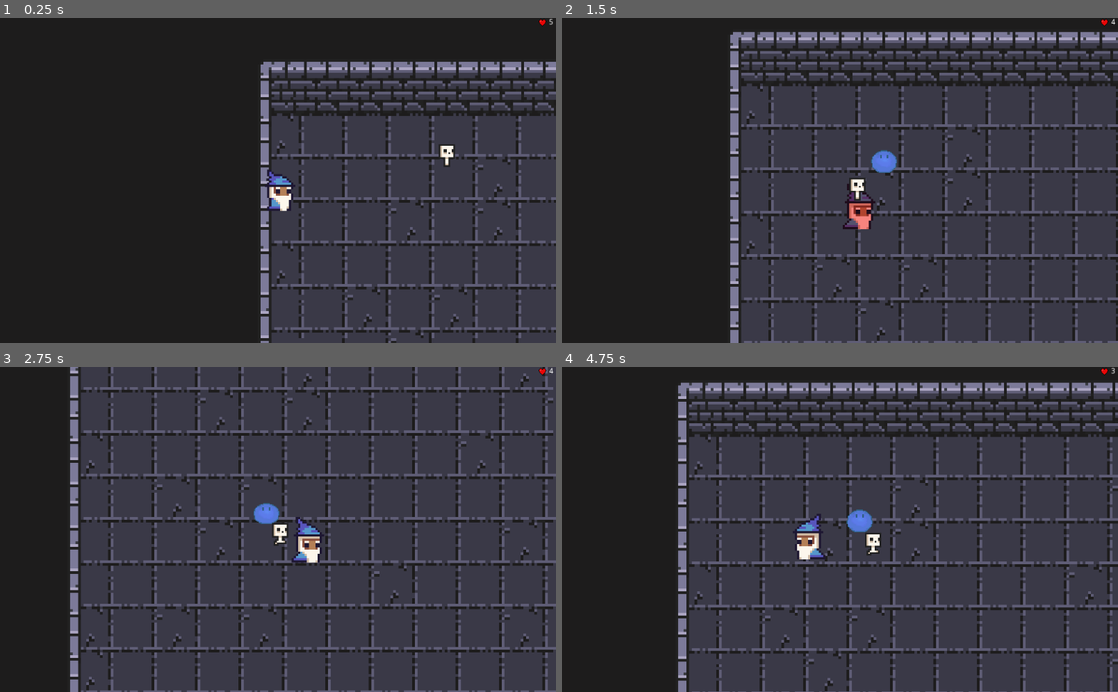
Above: before the commit, frames 1-4 (two rows, left to right).
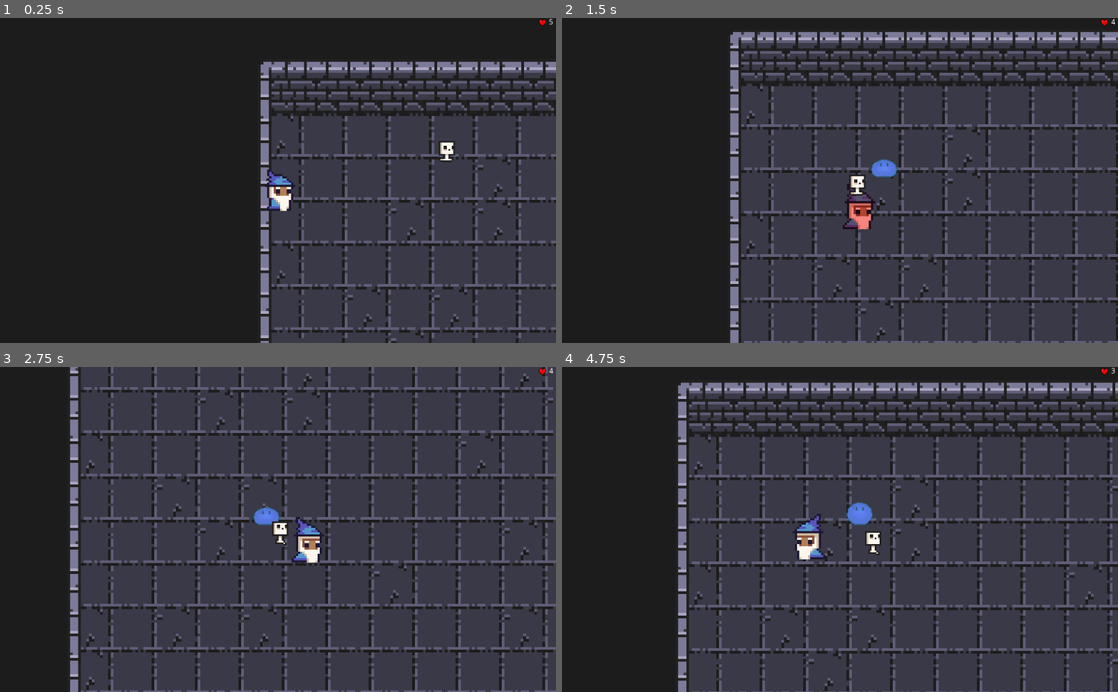
Above: after the commit, the same moments.

Repository: damejan/programowanie-gier
Game: Godot game, scene res://Scenes/Main.tscn
Same seed, same stepped clock (60 frames per second), same inputs: the game is played once before the commit and once after it.
Inputs (mouse positions are in pixels of both pictures, inside the frame that each line leads up to):
- Up to frame 1 (0.25 s): no input
- Up to frame 2 (1.5 s): move the mouse to (962, 164) at 0.52 s; press the mouse at (962, 164) at 0.53 s; hold D (player_right) 0.53-1.28 s; move the mouse to (728, 196) at 1.27 s; release the mouse at (728, 196) at 1.28 s; hold S (player_down) from 1.28 s (still down); click (728, 196) at 1.35 s
- Up to frame 3 (2.75 s): move the mouse to (333, 458) at 2.02 s; release S (player_down) at 2.03 s; press the mouse at (333, 458) at 2.03 s; hold D (player_right) from 2.03 s (still down)
- Up to frame 4 (4.75 s): move the mouse to (812, 594) at 2.77 s; release D (player_right) at 2.78 s; release the mouse at (812, 594) at 2.78 s; hold W (player_up) 2.78-3.53 s; click (812, 594) at 2.85 s; move the mouse to (1006, 578) at 3.52 s; press the mouse at (1006, 578) at 3.53 s; hold A (player_left) from 3.53 s (still down); move the mouse to (673, 480) at 4.27 s; release the mouse at (673, 480) at 4.28 s; click (673, 480) at 4.35 s

The runs differ from the first frame. In frame 1, 0.1% of the frame differs, in the area x 78-82%, y 37-46%; in frame 2, 0.4%, in the area x 51-61%, y 40-57%; in frame 3, 0.2%; in frame 4, 0.4%.

Commit message:
quick fix last commit

Diff:
--- a/src/Objects/Skeleton.tscn
+++ b/src/Objects/Skeleton.tscn
@@ -25,7 +25,7 @@
 [node name="AnimatedSprite" type="AnimatedSprite" parent="."]
 frames = SubResource( 1 )
 animation = "Skeleton_run"
-frame = 1
+frame = 3
 playing = true
 
 [node name="Hitbox" type="Area2D" parent="AnimatedSprite"]
--- a/src/Objects/Slime.tscn
+++ b/src/Objects/Slime.tscn
@@ -44,7 +44,7 @@
 
 [node name="AnimatedSprite" type="AnimatedSprite" parent="."]
 frames = SubResource( 1 )
-frame = 10
+frame = 7
 playing = true
 
 [node name="CollisionShape2D" type="CollisionShape2D" parent="."]
